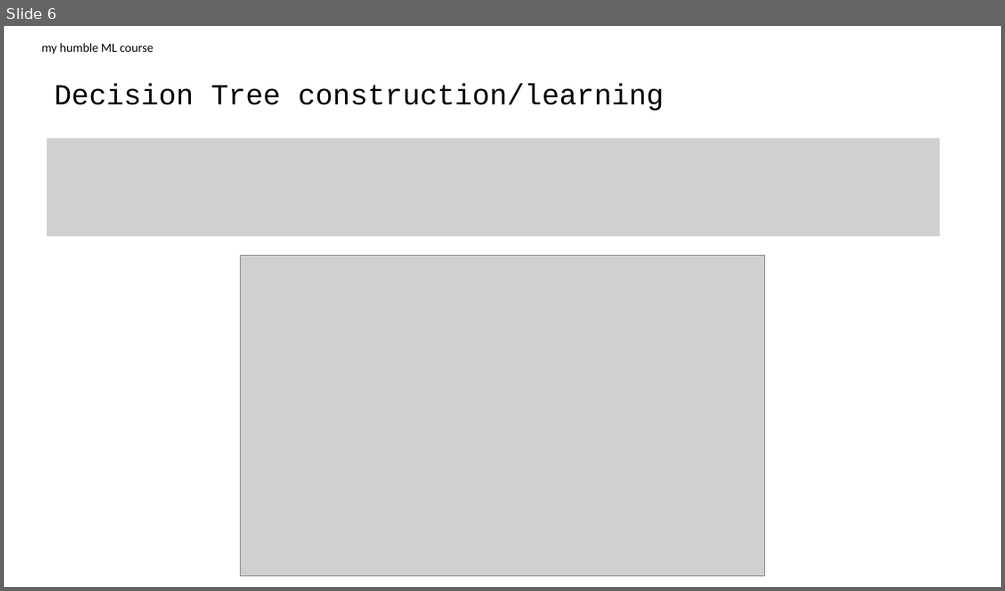
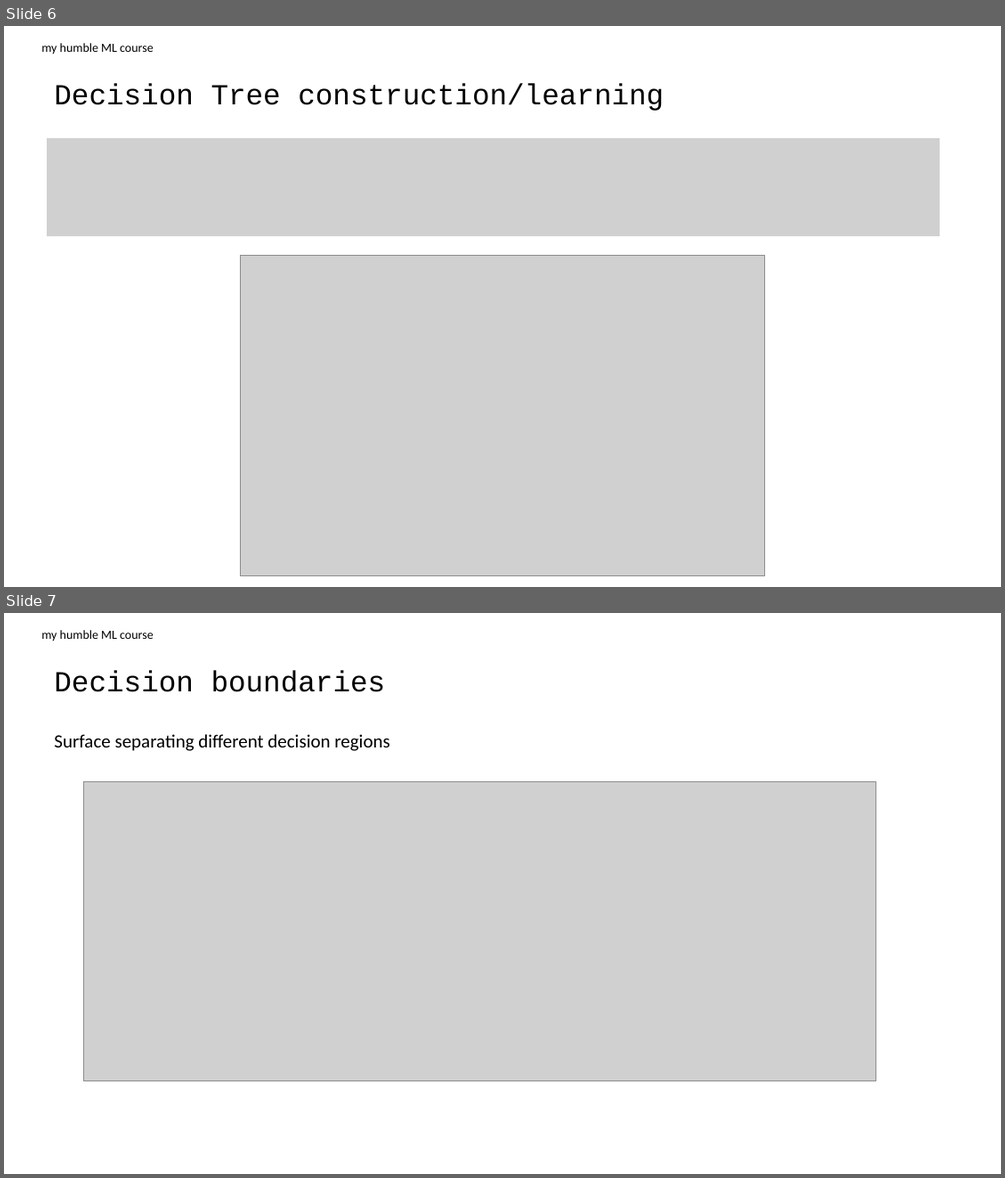
Before and after one commit to jeremy-jmc/ML_from_scratch, a slide deck: ppt/004 - DT.pptx. Shown one above the other, each under a label of ours: slide 6 before the commit, slides 6 and 7 after it. The pictures are 1005x591 and 1005x1178 pixels, drawn with LibreOffice and Linux fonts; fonts in the diff are those of the drawing; grey boxes stand for pictures. Boxes give left, top, right and bottom in pixels: in the first picture for what was removed or moved away, otherwise in the second. Text is boxed around its words. In the diff, an @@ line names an element or a change of style, - is before the commit and + after.

Commit message:
complexity, decision tree

```diff
--- a/ppt/004 - DT.pptx
+++ b/ppt/004 - DT.pptx
@@ slide 7 added at (x1=4, y1=613, x2=1001, y2=1174), background #FFFFFF @@
@@ text added at (x1=41, y1=630, x2=154, y2=641), 12 pt, text #000000 @@
+my humble ML course
@@ text added at (x1=54, y1=670, x2=386, y2=692), 28 pt, text #000000 @@
+Decision boundaries
@@ text added at (x1=54, y1=734, x2=389, y2=751), 18 pt, text #000000 @@
+Surface separating different decision regions
@@ picture added at (x1=83, y1=781, x2=875, y2=1080) @@
```
Also in this commit, not shown: 1 slide changed, 1 other slide added, 5 other files.
